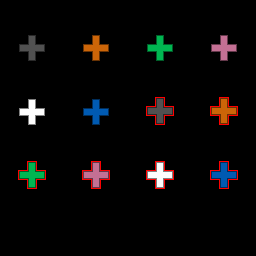
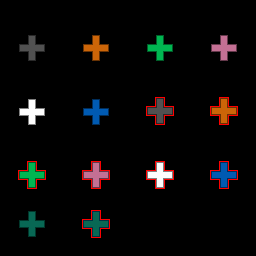
Revision of a layered 256x256 image; what changed, layer by layer:
added layer "EvokerEnemy" in group "Enemy" over [left=82, top=210, right=110, bottom=238]
added layer "EvokerFriendly" in group "Friendly" over [left=19, top=211, right=45, bottom=237]
